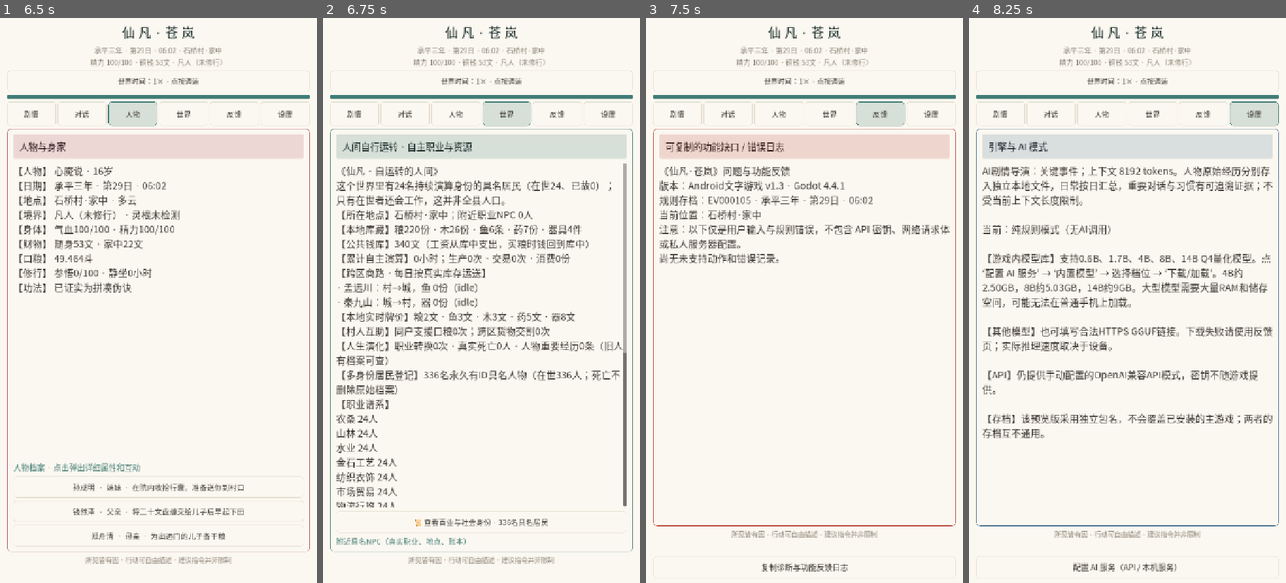
Above: before the commit, frames 1-4 (left to right).
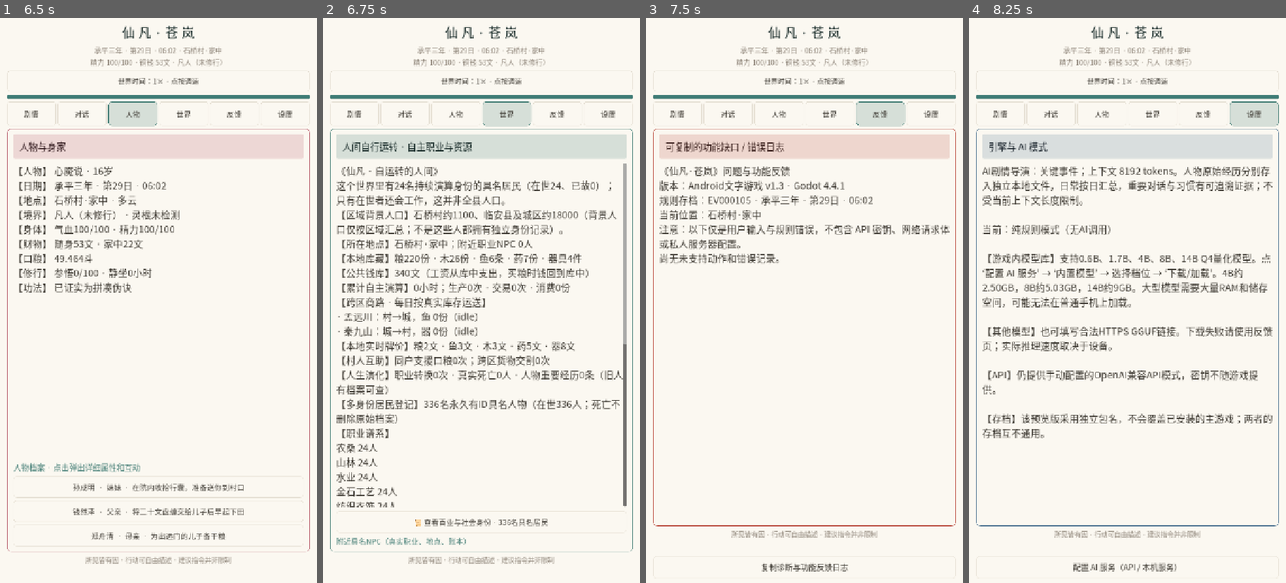
Above: after the commit, the same moments.

Repository: 160701541-cell/xinyanshuo
Game: Godot game, scene res://main.tscn
The game is run twice, just before and just after one commit, with the same random seed, the same clock (stepped at 60 frames per second) and the same inputs.
Inputs (mouse positions are in pixels of both pictures, inside the frame that each line leads up to):
- Up to frame 1 (6.5 s): click (133, 566) at 0.52 s; type "12" at 0.6 s; click "世界时间：1× · 点按调速" at 1.25 s; click "世界时间：5× · 点按调速" at 2 s; click "世界时间：20× · 点按调速" at 2.75 s; click "世界时间：暂停 · 点按调速" at 3.5 s; click "剧情" at 4.25 s; click "对话" at 5 s; click "人物" at 5.75 s
- Up to frame 2 (6.75 s): click "世界" at 6.5 s
- Up to frame 3 (7.5 s): click "反馈" at 7.25 s
- Up to frame 4 (8.25 s): click "设置" at 8 s

Frame 1 is identical in both runs. In frame 2, 11% of the frame differs, in the area x 4-96%, y 34-87%; in frame 3, less than 0.1%; in frame 4, less than 0.1%.

Commit message:
ui(world): distinguish 360 real named NPCs from 19,100 aggregate background inhabitants

Diff:
--- a/projects/xianfan-living-world/android-text/scripts/society_sim.gd
+++ b/projects/xianfan-living-world/android-text/scripts/society_sim.gd
@@ -640,6 +640,9 @@
         "《仙凡 · 自运转的人间》",
         "这个世界里有%d名持续演算身份的具名居民（在世%d、已故%d）；只有在世者还会工作，这并非全县人口。" % [
             actors.size(),living,actors.size()-living],
+        "【区域背景人口】石桥村约%d、临安县及城区约%d（背景人口仅按区域汇总；不是这些人都拥有独立身份记录）。" % [
+            int(society["regions"]["村"].get("population_aggregate",0)),
+            int(society["regions"]["城"].get("population_aggregate",0))],
         "【所在地点】%s；附近职业NPC %d人" % [current_place,nearby.size()],
         "【本地库藏】粮%d份 · 木%d份 · 鱼%d条 · 药%d份 · 器具%d件" % [
             int(supply.get("粮",0)),int(supply.get("木",0)),int(supply.get("鱼",0)),
